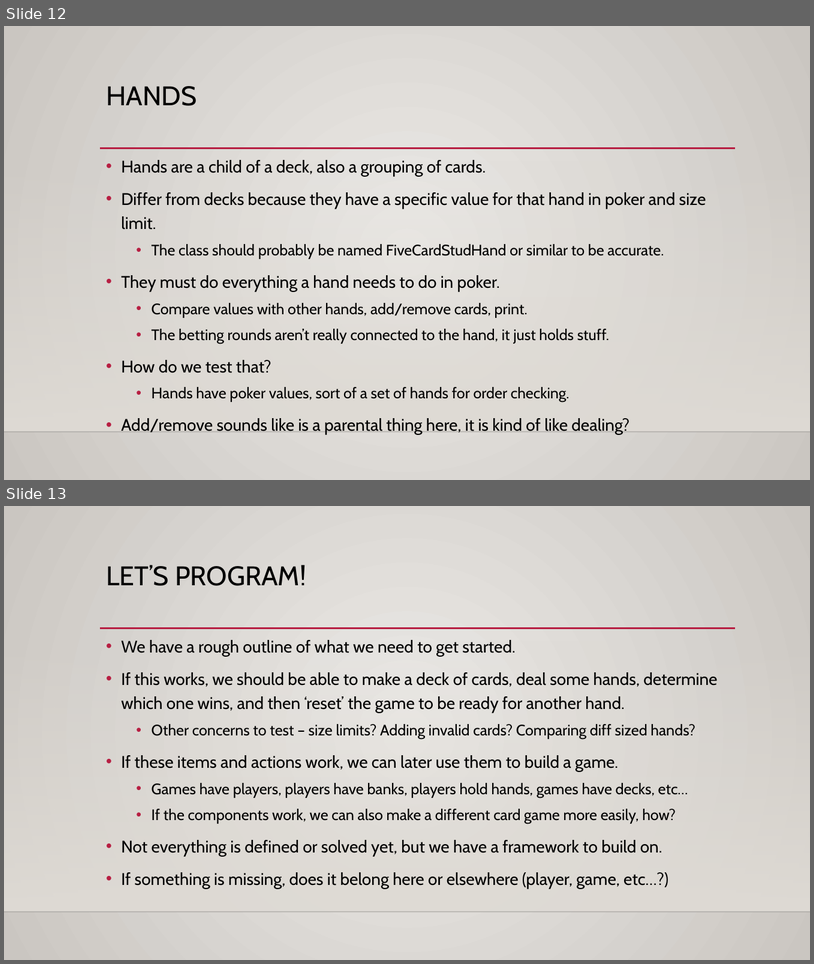
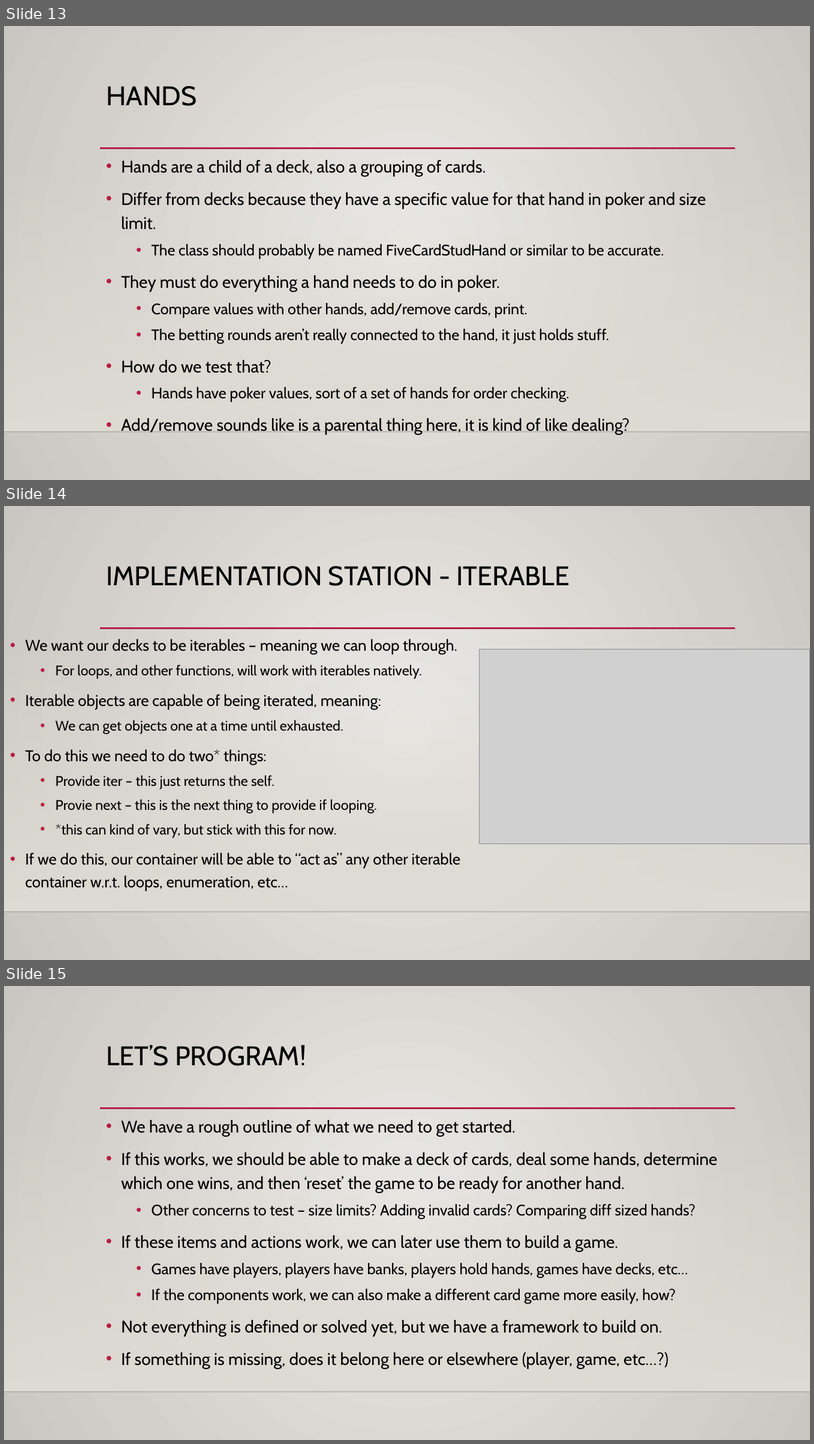
Before and after one commit to AkeemSemperDataScience/Programming_Basics_for_Machine_Learning_Students, a slide deck: reference_material/slides/017_cards_intro_review.pptx. Shown one above the other, each under a label of ours: slides 12 and 13 before the commit, slides 13, 14 and 15 after it. The pictures are 814x964 and 814x1444 pixels, drawn with LibreOffice and Linux fonts; fonts in the diff are those of the drawing; grey boxes stand for pictures; background and template pictures are left out. Boxes give left, top, right and bottom in pixels: in the first picture for what was removed or moved away, otherwise in the second. Text is boxed around its words. In the diff, an @@ line names an element or a change of style, - is before the commit and + after.

```diff
--- a/reference_material/slides/017_cards_intro_review.pptx
+++ b/reference_material/slides/017_cards_intro_review.pptx
@@ slide 14 added at bbox=[4, 506, 810, 960], background gradient #ECEAE7 to #CAC7C1; not listed: 3 template elements that a slide beside it also shows @@
@@ title added at bbox=[106, 566, 570, 586], 32 pt, text #000000 @@
+IMPLEMENTATION STATION - ITERABLE
@@ text added at bbox=[25, 639, 461, 890], 18.5 pt, text #000000 @@
+• We want our decks to be iterables – meaning we can loop through.
+  • For loops, and other functions, will work with iterables natively.
+• Iterable objects are capable of being iterated, meaning:
+  • We can get objects one at a time until exhausted.
+• To do this we need to do two* things:
+  • Provide iter – this just returns the self.
+  • Provie next – this is the next thing to provide if looping.
+  • *this can kind of vary, but stick with this for now.
+• If we do this, our container will be able to “act as” any other iterable container w.r.t. loops, enumeration, etc…
@@ picture added at bbox=[479, 649, 810, 844] @@
@@ what was slide 12 is now slide 13 @@
@@ what was slide 13 is now slide 15 @@
```
Also in this commit, not shown: 1 other slide added, 1 other file.
